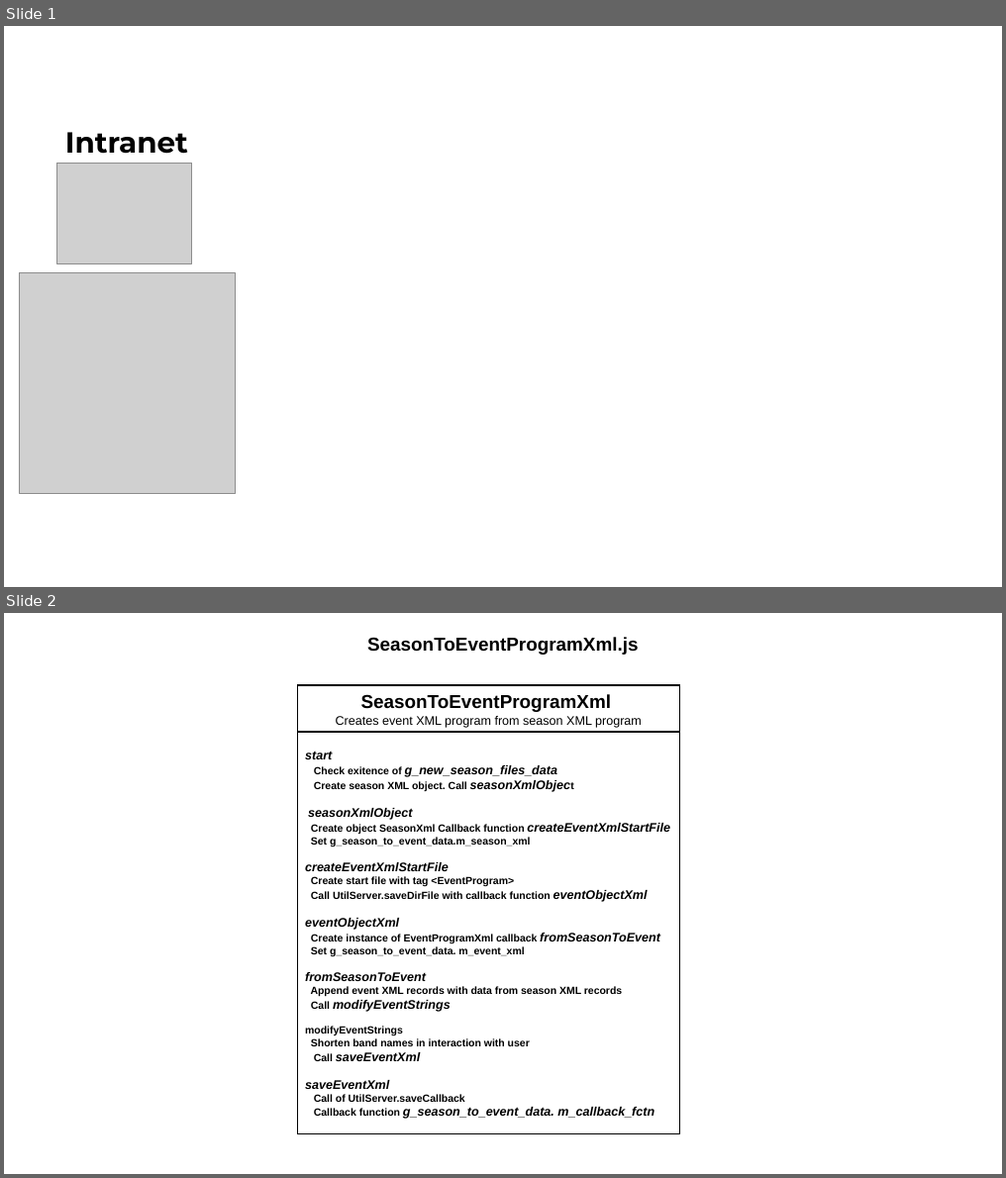
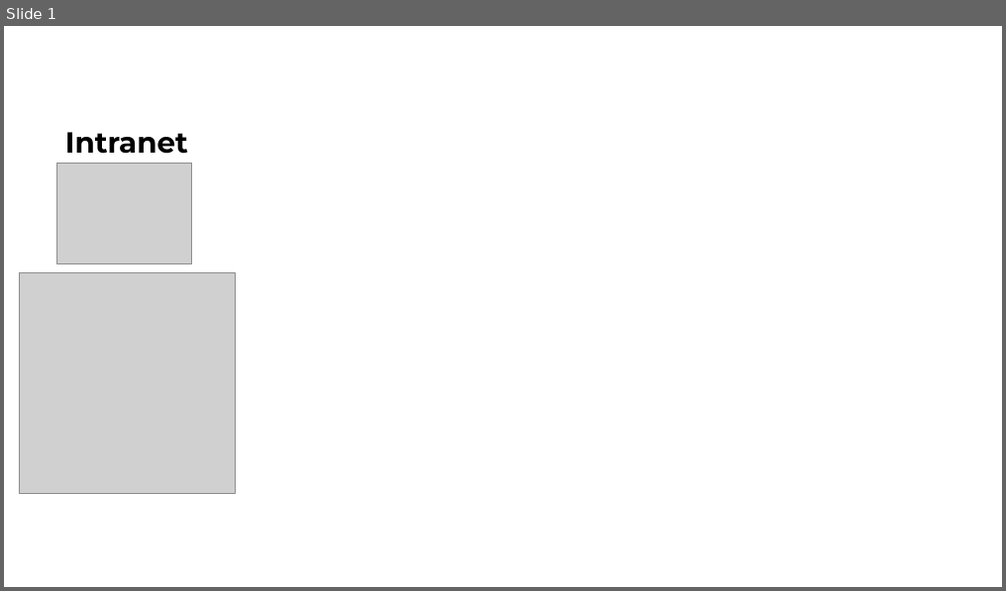
Before and after one commit to JazzLiveAarau/WwwReservationLayout, a slide deck: Description/ResrvationNewSeason.pptx. Shown one above the other, each under a label of ours: slides 1 and 2 before the commit, slide 1 after it. The pictures are 1006x1178 and 1006x591 pixels, drawn with LibreOffice and Linux fonts; fonts in the diff are those of the drawing; grey boxes stand for pictures. Boxes give left, top, right and bottom in pixels: in the first picture for what was removed or moved away, otherwise in the second. Text is boxed around its words. In the diff, an @@ line names an element or a change of style, - is before the commit and + after.

Commit message:
Skeleton application event program

```diff
--- a/Description/ResrvationNewSeason.pptx
+++ b/Description/ResrvationNewSeason.pptx
@@ slide 2 removed at (4, 613, 1002, 1174), background #FFFFFF @@
@@ text removed at (367, 637, 639, 655) @@
-SeasonToEventProgramXml.js
@@ rectangle removed at (297, 685, 679, 732) @@
-SeasonToEventProgramXml
-Creates event XML program from season XML program
@@ rectangle removed at (297, 732, 679, 1135) @@
-start
-Check exitence of g_new_season_files_data
-Create season XML object. Call seasonXmlObject
-seasonXmlObject
-Create object SeasonXml Callback function createEventXmlStartFile
-Set g_season_to_event_data.m_season_xml
-createEventXmlStartFile
-Create start file with tag <EventProgram>
-Call UtilServer.saveDirFile with callback function eventObjectXml
-eventObjectXml
-Create instance of EventProgramXml callback fromSeasonToEvent
-Set g_season_to_event_data. m_event_xml
-fromSeasonToEvent
-Append event XML records with data from season XML records
-Call modifyEventStrings
-modifyEventStrings
-Shorten band names in interaction with user
-Call saveEventXml
-saveEventXml
-Call of UtilServer.saveCallback
-Callback function g_season_to_event_data. m_callback_fctn
```
Also in this commit, not shown: 2 other slides removed, 5 other files.
